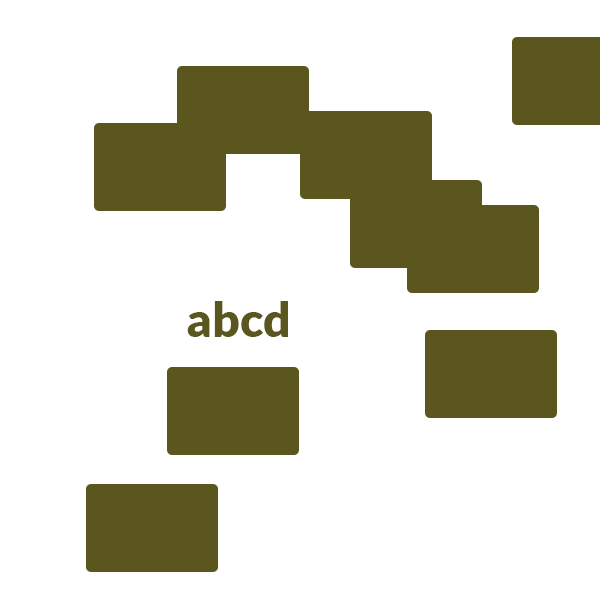
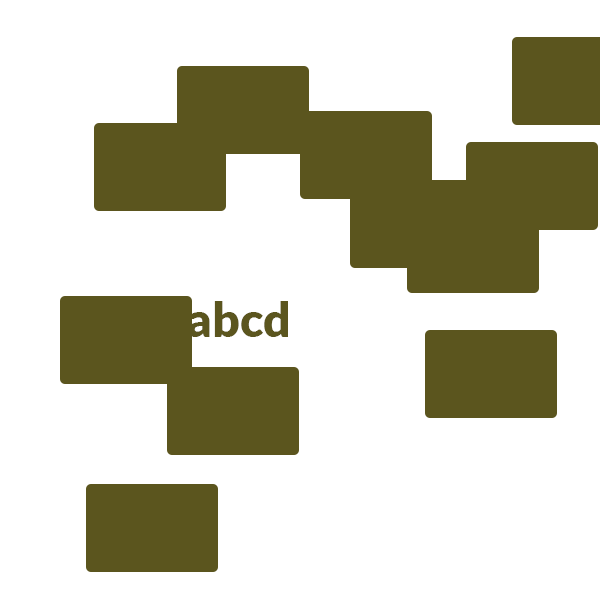
Revision of a layered 600 x 600 image; what changed, layer by layer:
added layer "Rounded Rectangle 11" above "Rounded Rectangle 10" over [466, 142, 598, 230]
added layer "Rounded Rectangle 10" above "Rounded Rectangle 9" over [60, 296, 192, 384]
